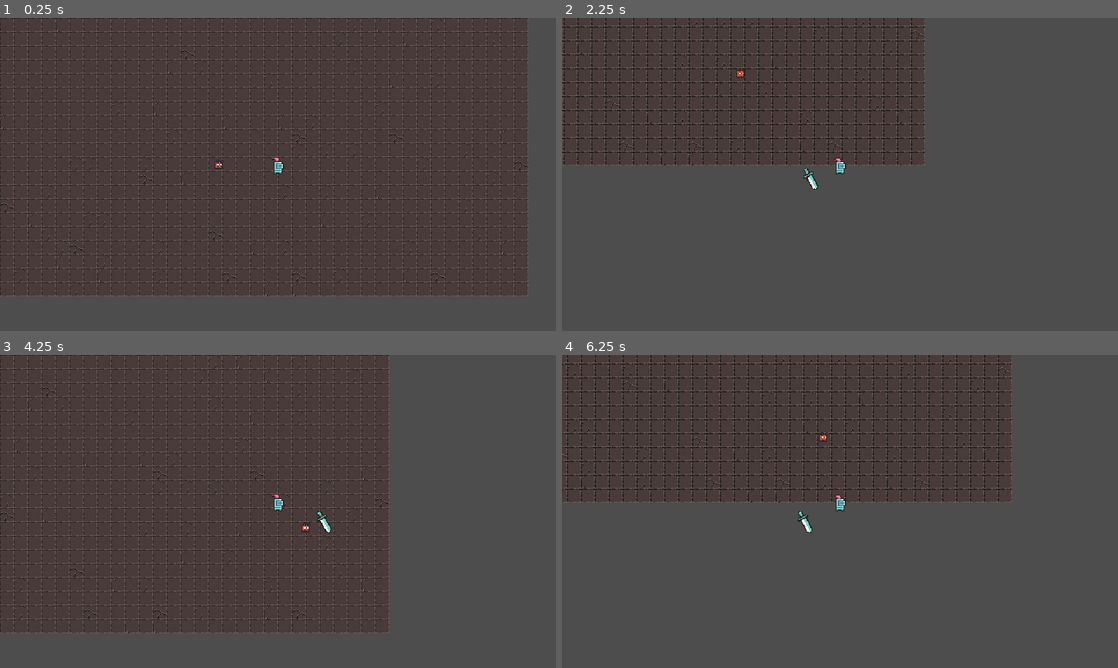
Above: before the commit, frames 1-4 (two rows, left to right).
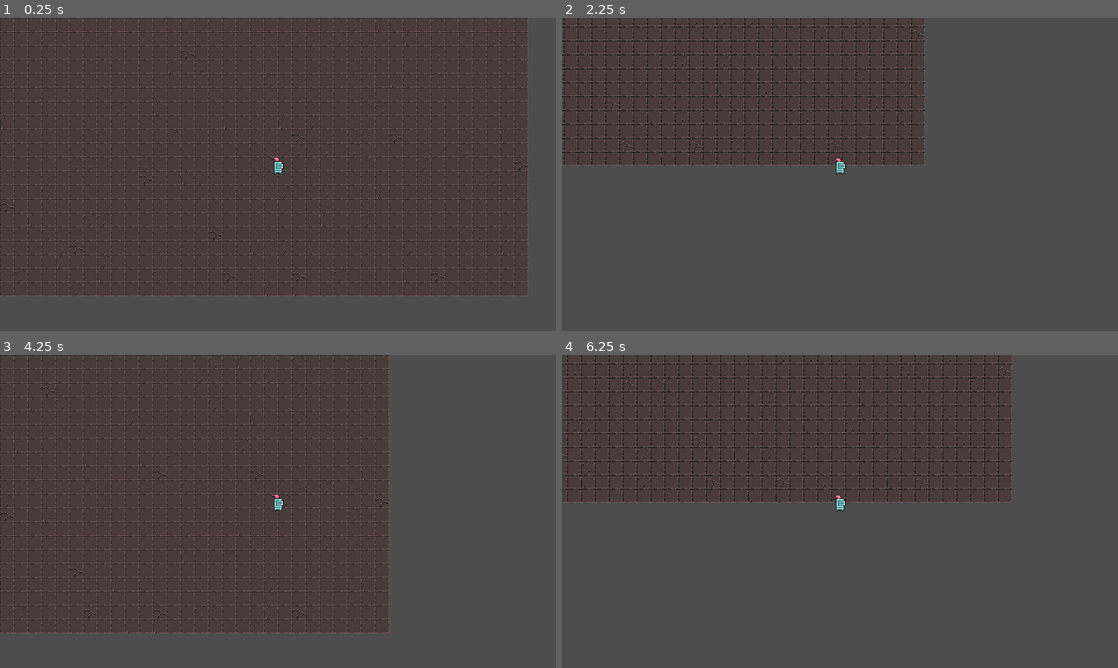
Above: after the commit, the same moments.

Repository: pilarsen97/godot-topdown
Game: Godot game, scene res://src/levels/world/world.tscn
The game is run twice, just before and just after one commit, with the same random seed, the same clock (stepped at 60 frames per second) and the same inputs.
Inputs:
- Up to frame 1 (0.25 s): no input
- Up to frame 2 (2.25 s): tap Enter at 0.5 s; hold D (move_right) 0.53-1.28 s; hold S (move_down) 1.28-2.03 s; hold D (move_right) from 2.03 s (still down)
- Up to frame 3 (4.25 s): release D (move_right) at 2.78 s; hold W (move_up) 2.78-3.53 s; hold A (move_left) from 3.53 s (still down)
- Up to frame 4 (6.25 s): release A (move_left) at 5.03 s; hold S (move_down) 5.03-5.78 s; hold D (move_right) from 5.78 s (still down)

The runs differ from the first frame. In frame 1, less than 0.1% of the frame differs, in the area x 38-41%, y 45-49%; in frame 2, 0.1%; in frame 3, 0.1%, in the area x 54-60%, y 49-57%; in frame 4, 0.1%.

Commit message:
refactor/lesson-7: компоненты Health/Hitbox/Hurtbox, имп умирает от меча

Diff:
--- a/src/autoload/event_bus.gd
+++ b/src/autoload/event_bus.gd
@@ -1,4 +1,8 @@
 extends Node
 ## Глобальная "доска объявлений".
 
+## Запросить спавн сцены в текущем уровне (атаки, эффекты, дроп).
 signal spawn_in_level_requested(scene: PackedScene, position: Vector2)
+
+## Враг умер. score_value — сколько очков начислить.
+signal enemy_died(world_position: Vector2, score_value: int)
--- /dev/null
+++ b/src/components/health_component.gd
@@ -0,0 +1,24 @@
+class_name HealthComponent extends Node
+## Здоровье как переиспользуемый компонент.
+## Вешается на любую сущность (Player, Imp, Bossy) — даёт HP, урон и сигналы.
+
+signal hp_changed(current: int, max_value: int)
+signal died
+
+@export var max_hp: int = 3
+
+var current_hp: int
+
+
+func _ready() -> void:
+	current_hp = max_hp
+	hp_changed.emit(current_hp, max_hp)
+
+
+func take_damage(amount: int) -> void:
+	if current_hp <= 0:
+		return
+	current_hp = max(0, current_hp - amount)
+	hp_changed.emit(current_hp, max_hp)
+	if current_hp == 0:
+		died.emit()
--- /dev/null
+++ b/src/components/health_component.tscn
@@ -0,0 +1,6 @@
+[gd_scene load_steps=2 format=3 uid="uid://b7hp1component"]
+
+[ext_resource type="Script" path="res://src/components/health_component.gd" id="1"]
+
+[node name="HealthComponent" type="Node"]
+script = ExtResource("1")
--- /dev/null
+++ b/src/components/hitbox.gd
@@ -0,0 +1,5 @@
+class_name Hitbox extends Area2D
+## Зона, которая НАНОСИТ урон. Сама ничего не делает — просто несёт значение damage.
+## Hurtbox у цели сам её обнаружит и попросит HealthComponent отнять HP.
+
+@export var damage: int = 1
--- /dev/null
+++ b/src/components/hurtbox.gd
@@ -0,0 +1,17 @@
+class_name Hurtbox extends Area2D
+## Зона, которая ПРИНИМАЕТ урон. Когда внутрь заходит Hitbox — отдаёт его damage
+## своему health_component.
+## Layer = 0 (никого не привлекает), mask = слой ожидаемых Hitbox-ов.
+
+@export var health_component: HealthComponent
+
+
+func _ready() -> void:
+	area_entered.connect(_on_area_entered)
+
+
+func _on_area_entered(area: Area2D) -> void:
+	if health_component == null:
+		return
+	if area is Hitbox:
+		health_component.take_damage(area.damage)
--- a/src/entities/imp/imp.gd
+++ b/src/entities/imp/imp.gd
@@ -1,12 +1,16 @@
 extends CharacterBody2D
 
 @export var max_speed: float = 80.0
+@export var score_value: int = 1
+
+@onready var _health: HealthComponent = $HealthComponent
 
 var _player: Node2D = null
 
 
 func _ready() -> void:
 	_player = get_tree().get_first_node_in_group("player") as Node2D
+	_health.died.connect(_on_died)
 
 
 func _physics_process(_delta: float) -> void:
@@ -18,3 +22,8 @@
 	if _player == null:
 		return Vector2.ZERO
 	return (_player.global_position - global_position).normalized()
+
+
+func _on_died() -> void:
+	EventBus.enemy_died.emit(global_position, score_value)
+	queue_free()
--- a/src/entities/imp/imp.tscn
+++ b/src/entities/imp/imp.tscn
@@ -1,6 +1,8 @@
 [gd_scene format=3 uid="uid://nixq5b6lm7tx"]
 
 [ext_resource type="Script" uid="uid://btb3gpdliw6i1" path="res://src/entities/imp/imp.gd" id="1_g1alo"]
+[ext_resource type="Script" path="res://src/components/health_component.gd" id="hc_script"]
+[ext_resource type="Script" path="res://src/components/hurtbox.gd" id="hurt_script"]
 [ext_resource type="Texture2D" uid="uid://mbdml2ppmjk1" path="res://assets/textures/enemies/imp/imp_idle_anim_f0.png" id="1_p0iqk"]
 [ext_resource type="Texture2D" uid="uid://dq2a54lm1qh3x" path="res://assets/textures/enemies/imp/imp_idle_anim_f1.png" id="2_g1alo"]
 [ext_resource type="Texture2D" uid="uid://budy4j30x85vi" path="res://assets/textures/enemies/imp/imp_idle_anim_f2.png" id="3_e0c7o"]
@@ -64,3 +66,19 @@
 [node name="CollisionShape2D" type="CollisionShape2D" parent="." unique_id=1800527465]
 position = Vector2(0, -4)
 shape = SubResource("CircleShape2D_75a1b")
+
+[sub_resource type="CircleShape2D" id="CircleShape2D_hurt"]
+radius = 5.0
+
+[node name="HealthComponent" type="Node" parent="."]
+script = ExtResource("hc_script")
+
+[node name="Hurtbox" type="Area2D" parent="."]
+collision_layer = 0
+collision_mask = 4
+script = ExtResource("hurt_script")
+health_component = NodePath("../HealthComponent")
+
+[node name="CollisionShape2D" type="CollisionShape2D" parent="Hurtbox"]
+position = Vector2(0, -4)
+shape = SubResource("CircleShape2D_hurt")
--- a/src/entities/player/abilities/attack/attack_ability.tscn
+++ b/src/entities/player/abilities/attack/attack_ability.tscn
@@ -1,6 +1,7 @@
 [gd_scene load_steps=5 format=3 uid="uid://q0dn6nyfbrwf"]
 
 [ext_resource type="Texture2D" uid="uid://csm1f0ksw722i" path="res://assets/textures/weapons/weapon_regular_sword.png" id="1_dbv0u"]
+[ext_resource type="Script" path="res://src/components/hitbox.gd" id="hitbox_script"]
 
 [sub_resource type="Animation" id="Animation_attack"]
 resource_name = "attack_animation"
@@ -60,3 +61,15 @@
 [node name="AnimationPlayer" type="AnimationPlayer" parent="."]
 libraries = {"": SubResource("AnimationLibrary_main")}
 autoplay = "attack_animation"
+
+[sub_resource type="CircleShape2D" id="CircleShape2D_hit"]
+radius = 18.0
+
+[node name="Hitbox" type="Area2D" parent="."]
+collision_layer = 4
+collision_mask = 0
+script = ExtResource("hitbox_script")
+damage = 1
+
+[node name="CollisionShape2D" type="CollisionShape2D" parent="Hitbox"]
+shape = SubResource("CircleShape2D_hit")
Not shown, added: docs/lesson-7.md
